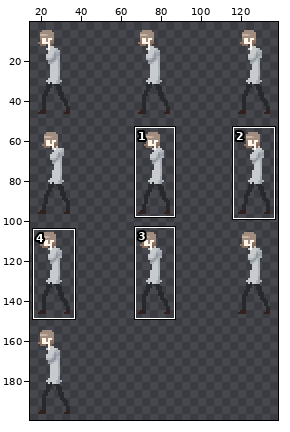
Sprite sheet -- Assets/Animation/Sprite/Selma/Shot_middle.png. Above: a wide view before the commit, with the close-up outlined.
Close-up. Before:
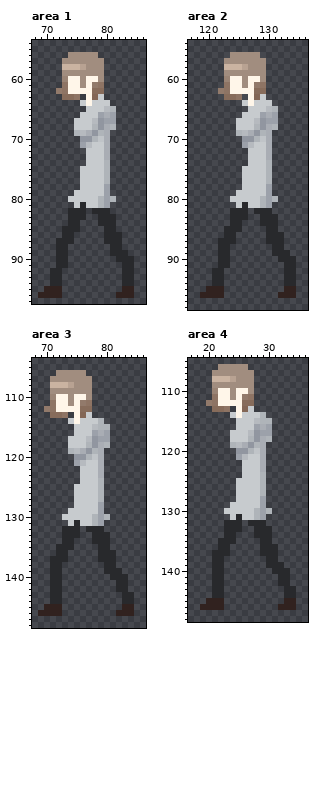
The file is 150x200 pixels. Colours within 5 levels of each other are drawn and written as one. Shown: area 1: x 68..86, y 54..97; area 2: x 117..136, y 54..98; area 3: x 68..86, y 104..148; area 4: x 17..36, y 105..148. The wide view leaves out empty margins. The commit also changed other parts of the picture, which this record leaves out.
Once edited:
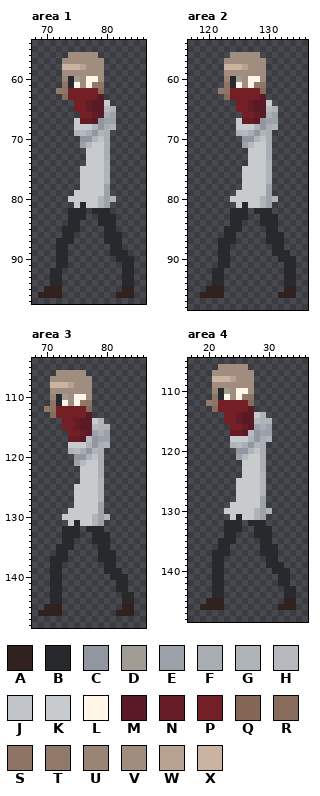
Palette (. is transparent): A #31221f  B #28292c  C #9196a0  D #a19c93  E #9ca1aa  F #a9adb4  G #afb4b9  H #b6babf  J #c0c4c8  K #c7cbce  L #fff6e9  M #591926  N #661c25  P #731f25  Q #836655  R #876c5b  S #8e7464  T #927a6b  U #9a8475  V #a18d7f  W #b8a292  X #cab3a1
Change:
Area 1:
y 60: x 74..75 LL -> BD
y 61: x 74 L -> B
y 62: x 74..78 LLLLR -> PPPPP
y 63: x 74..79 RS.LQK -> PPPPPM
y 64: x 75..79 .KLKK -> PPNMM
y 65: x 75..79 ..KKK -> PPNMM
y 66: x 76..79 KKKE -> PPNM
y 67: x 76..78 KKH -> NNM
Area 2:
y 60: x 124..125 LL -> BD
y 61: x 124 L -> B
y 62: x 124..128 LLLLR -> PPPPP
y 63: x 124..129 RS.LQK -> PPPPPM
y 64: x 125..129 .KLKK -> PPNMM
y 65: x 125..129 ..KKK -> PPNMM
y 66: x 126..129 KKKE -> PPNM
y 67: x 126..128 KKH -> NNM
Area 3:
y 110: x 72..73 LL -> BD
y 111: x 72 L -> B
y 112: x 72..76 LLLLR -> PPPPP
y 113: x 72..77 RS.LQK -> PPPPPM
y 114: x 73..77 .KLKK -> PPNMM
y 115: x 73..77 ..KKK -> PPNMM
y 116: x 74..77 .KKK -> PPNM
y 117: x 74..76 KKK -> NNM
Area 4:
y 110: x 22..23 LL -> BD
y 111: x 22 L -> B
y 112: x 22..26 LLLLR -> PPPPP
y 113: x 22..27 RS.LQK -> PPPPPM
y 114: x 23..27 .KLKK -> PPNMM
y 115: x 23..27 ..KKK -> PPNMM
y 116: x 24..27 .KKK -> PPNM
y 117: x 24..26 KKK -> NNM
Pixel boxes of the changes (left, top, right, bottom) in both close-ups:
changed: (68, 76, 104, 124)
changed: (230, 76, 266, 124)
changed: (56, 394, 92, 442)
changed: (218, 388, 254, 436)
